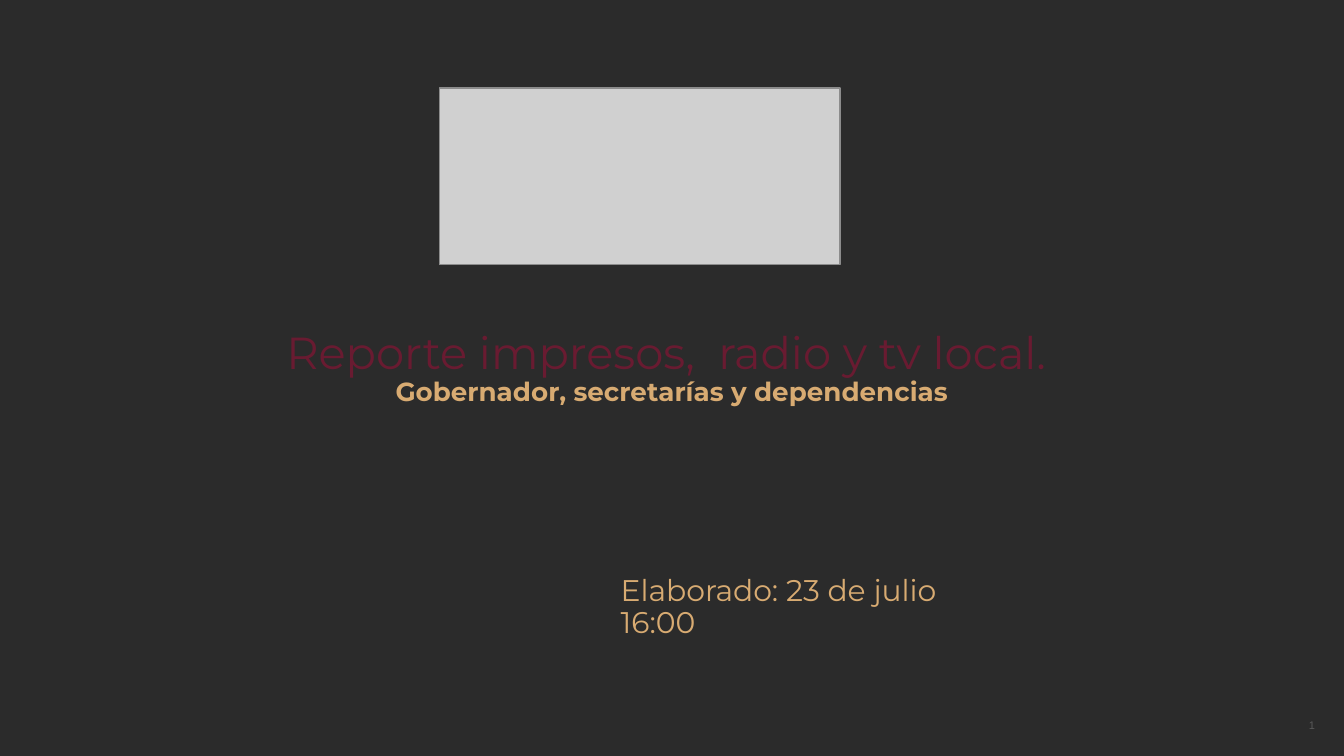
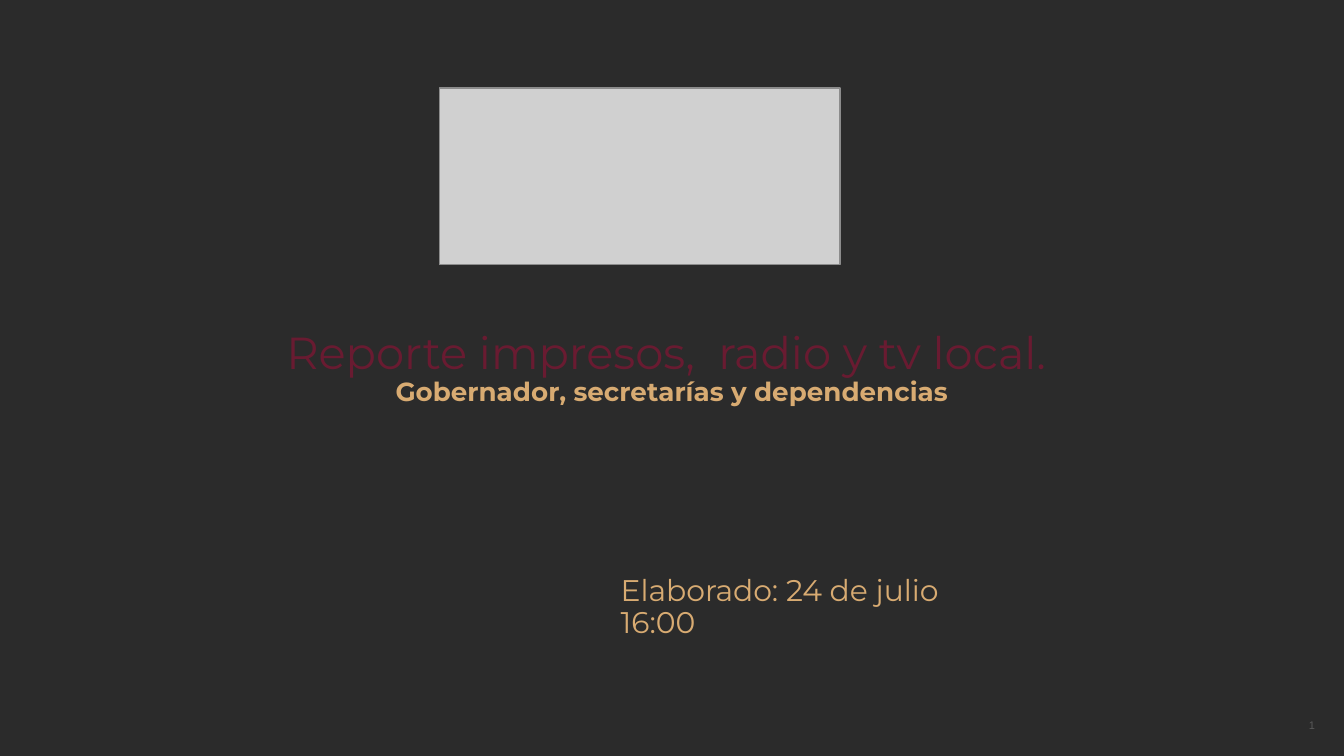
Before and after one commit to thelonious9/Reporteportadas, a slide deck: slide 1 of Reporte 240726.pptx. Drawn at 1344x756 pixels with LibreOffice and Linux fonts; fonts in the diff are those of the drawing; grey boxes stand for pictures; background and template pictures are left out; a plain dark background stands for a picture behind light text. Boxes give left, top, right and bottom in pixels: in the first picture for what was removed or moved away, otherwise in the second. Text is boxed around its words. In the diff, an @@ line names an element or a change of style, - is before the commit and + after.

```diff
--- a/Reporte 240726.pptx
+++ b/Reporte 240726.pptx
@@ text at (x1=621, y1=579, x2=939, y2=607): text changed @@
-Elaborado: 23 de julio
+Elaborado: 24 de julio
```
Also in this commit, not shown: 13 other slides changed, 2 slides removed.
